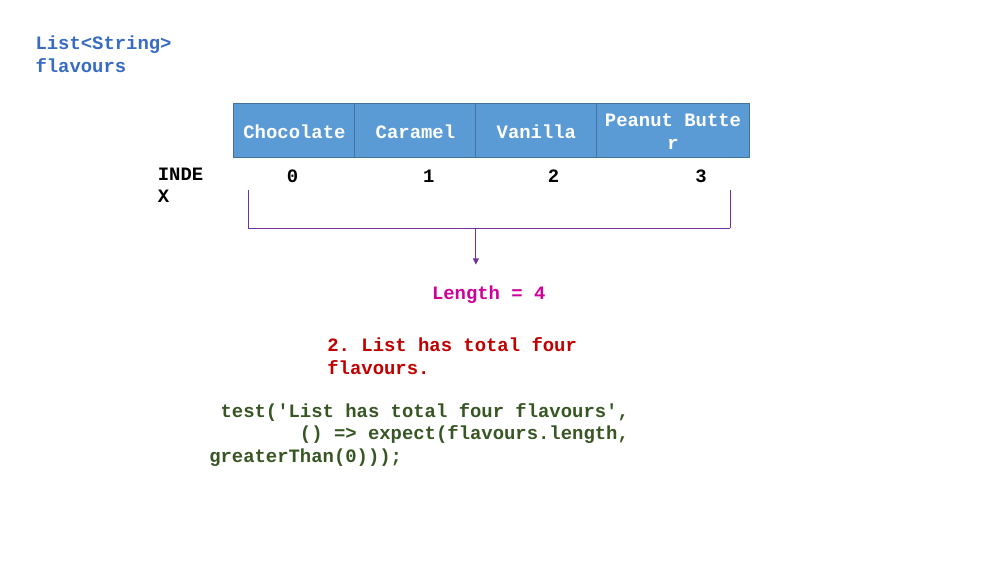
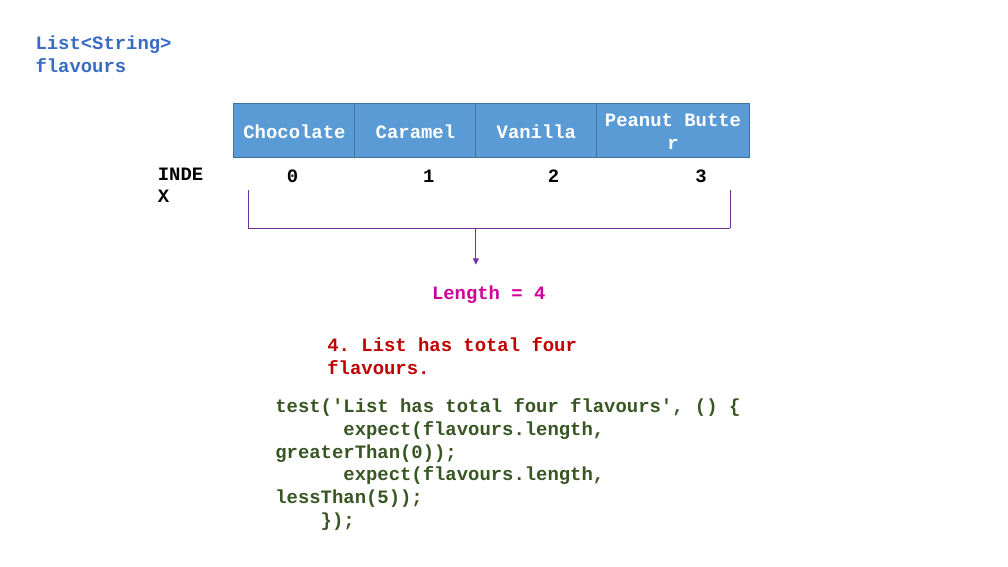
Before and after one commit to Zujaj/multiple_selection_dialogue_app, a slide deck: slide 15 of Multiple Selection Dialogue App.pptx (slide 13 before the commit). Drawn at 1008x567 pixels with LibreOffice and Linux fonts; fonts in the diff are those of the drawing. Boxes give left, top, right and bottom in pixels: in the first picture for what was removed or moved away, otherwise in the second. Text is boxed around its words. In the diff, an @@ line names an element or a change of style, - is before the commit and + after.

Commit message:
Updated List & Map Test Cases

```diff
--- a/Multiple Selection Dialogue App.pptx
+++ b/Multiple Selection Dialogue App.pptx
@@ text at (327, 338, 577, 375): text changed @@
-2. List has total four flavours.
+4. List has total four flavours.
@@ text at (275, 399, 683, 507): text changed @@
-test('List has total four flavours',
-() => expect(flavours.length, greaterThan(0)));
+test('List has total four flavours', () {
+expect(flavours.length, greaterThan(0));
+expect(flavours.length, lessThan(5));
+});
```
Also in this commit, not shown: 10 other slides changed.
